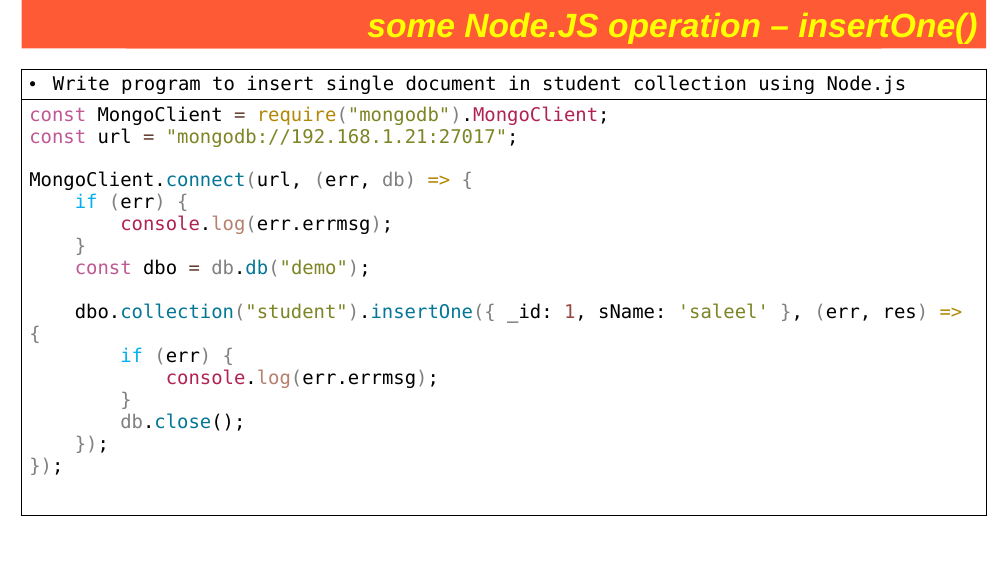
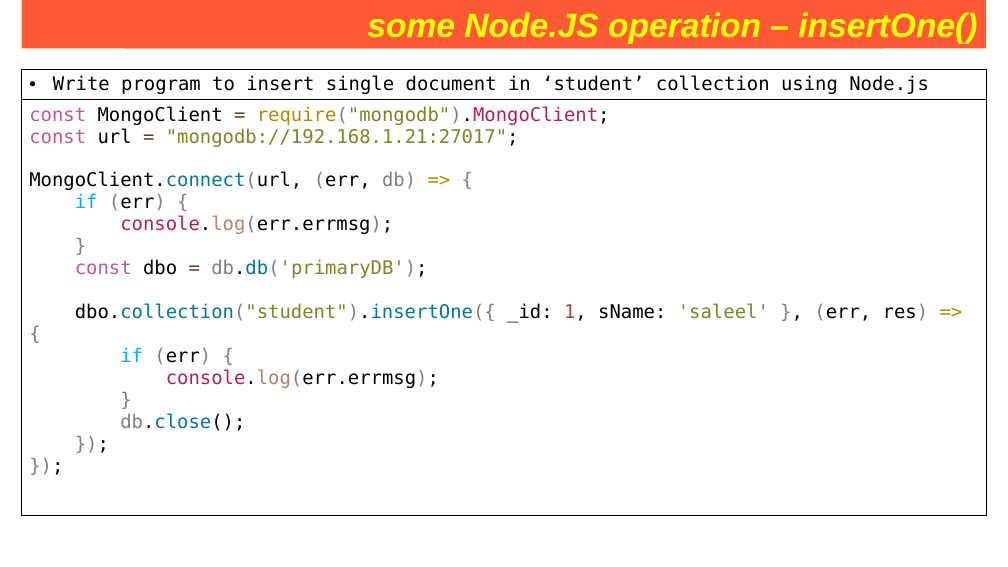
Before and after one commit to Saleel-Bagde/PPT-s, a slide deck: slide 251 of MongoDB PPT.pptx (slide 250 before the commit). Drawn at 1008x567 pixels with LibreOffice and Linux fonts; fonts in the diff are those of the drawing. Boxes give left, top, right and bottom in pixels: in the first picture for what was removed or moved away, otherwise in the second. Text is boxed around its words. In the diff, an @@ line names an element or a change of style, - is before the commit and + after.

```diff
--- a/MongoDB PPT.pptx
+++ b/MongoDB PPT.pptx
@@ table at (22, 70, 987, 494) @@
-row 1, column 1: Write program to insert single document in student collection using Node.js
+row 1, column 1: Write program to insert single document in ‘student’ collection using Node.js
@@ row 2, column 1: "const MongoClient = require("mongodb").MongoClient; / const url = "mongodb://192.168.1.21:27017"; / MongoClient.connect(url, (err, db) => { / if (err) { / console.log(err.errmsg); / } / const dbo = db.db("demo"); / dbo.collection("student").insertOne({ _id: 1, sName: 'saleel' }, (err, res) => { / if (err) { / console.log(err.errmsg); / } / db.close(); / }); / });" to "const MongoClient = require("mongodb").MongoClient; / const url = "mongodb://192.168.1.21:27017"; / MongoClient.connect(url, (err, db) => { / if (err) { / console.log(err.errmsg); / } / const dbo = db.db('primaryDB'); / dbo.collection("student").insertOne({ _id: 1, sName: 'saleel' }, (err, res) => { / if (err) { / console.log(err.errmsg); / } / db.close(); / }); / });" @@
```
Also in this commit, not shown: 5 other slides changed, 1 slide added.
